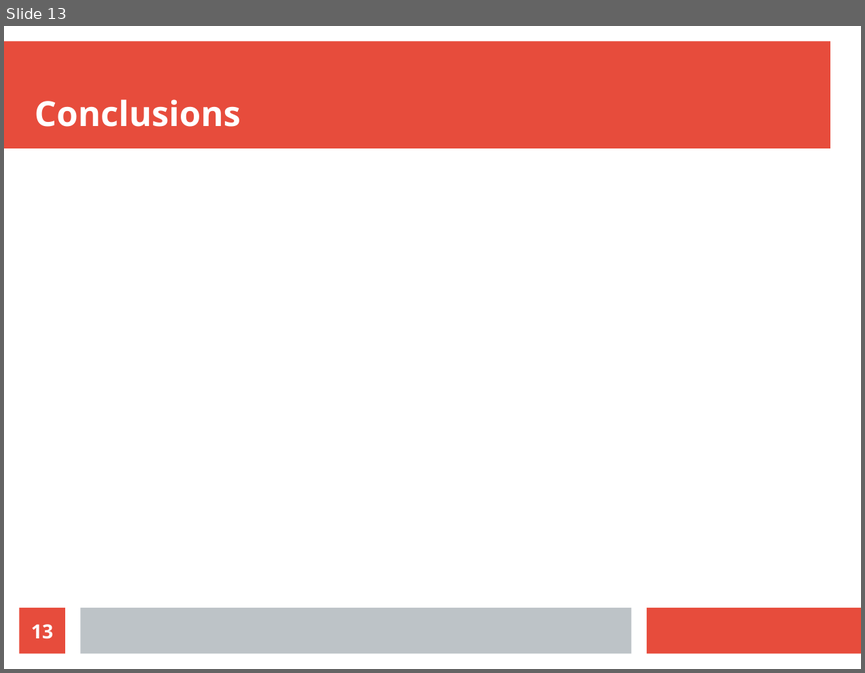
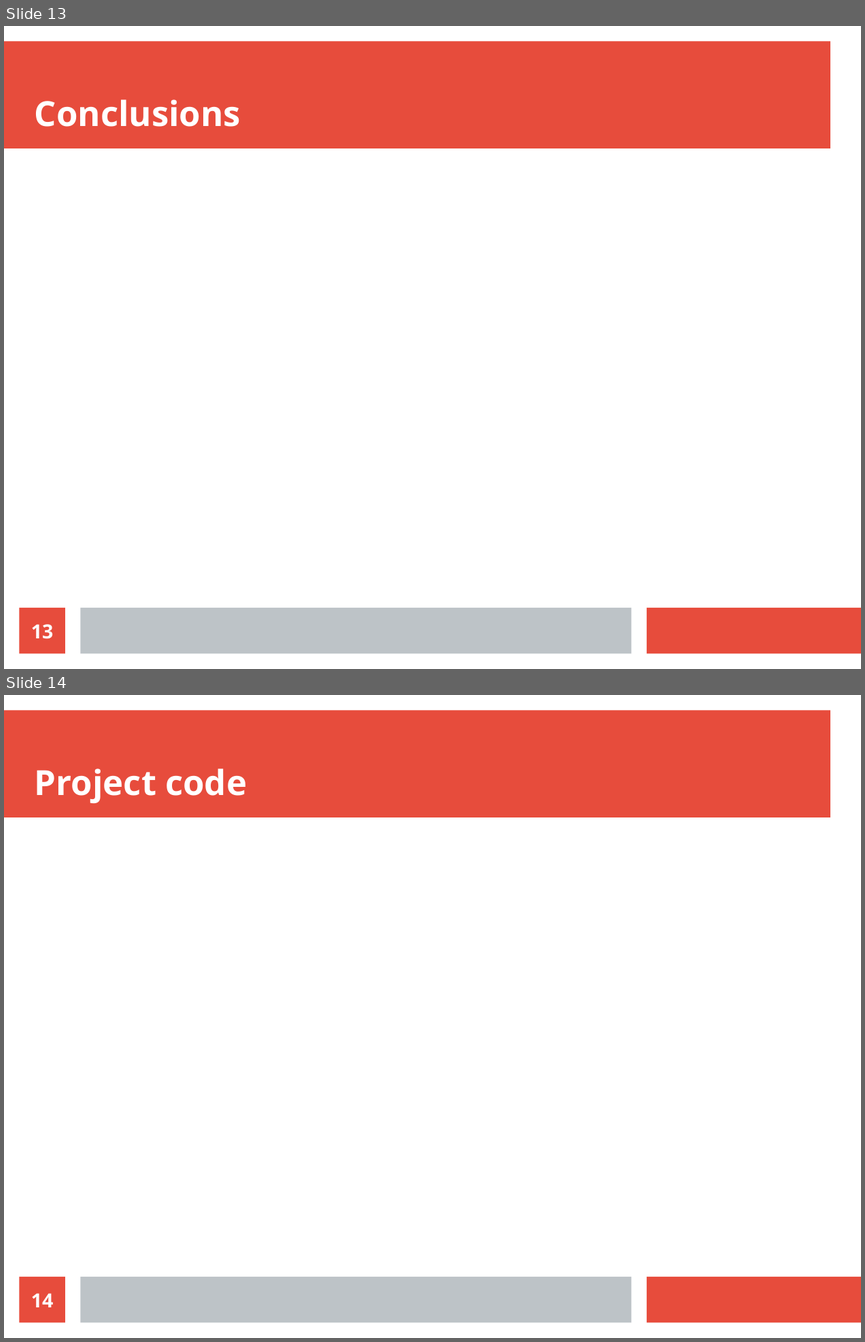
Before and after one commit to eltonsst/VCS, a slide deck: presentation/Presentation.odp. Shown one above the other, each under a label of ours: slide 13 before the commit, slides 13 and 14 after it. The pictures are 865x673 and 865x1342 pixels, drawn with LibreOffice and Linux fonts; fonts in the diff are those of the drawing. Boxes give left, top, right and bottom in pixels: in the first picture for what was removed or moved away, otherwise in the second. Text is boxed around its words. In the diff, an @@ line names an element or a change of style, - is before the commit and + after.

```diff
--- a/presentation/Presentation.odp
+++ b/presentation/Presentation.odp
@@ slide 14 added at <box>4,695,861,1338</box>, background #FFFFFF; not listed: 3 template elements that a slide beside it also shows @@
@@ title added at <box>35,768,247,803</box>, 32 pt, text #FFFFFF, bold @@
+Project code
@@ page number added at <box>20,1276,65,1323</box>, fill #E74C3C, 18 pt, text #FFFFFF, bold @@
+14
```
Also in this commit, not shown: 1 slide changed, 1 other file.
